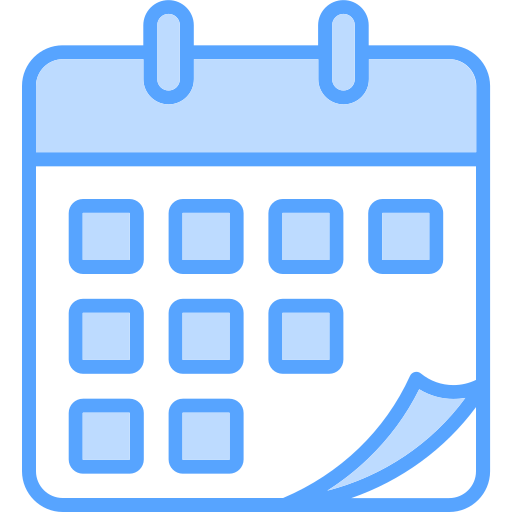
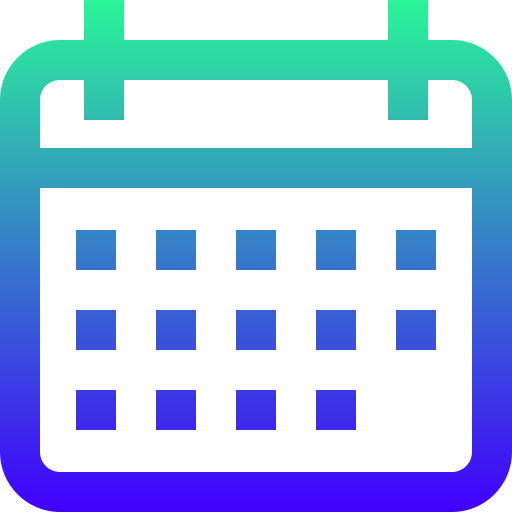
Layers edited between the first and the second 512 × 512 image:
added layer "calendar.png #2" above "calendar.png #1" over [0, 0, 512, 512]
hid "calendar.png #1" over [22, 0, 491, 512]
